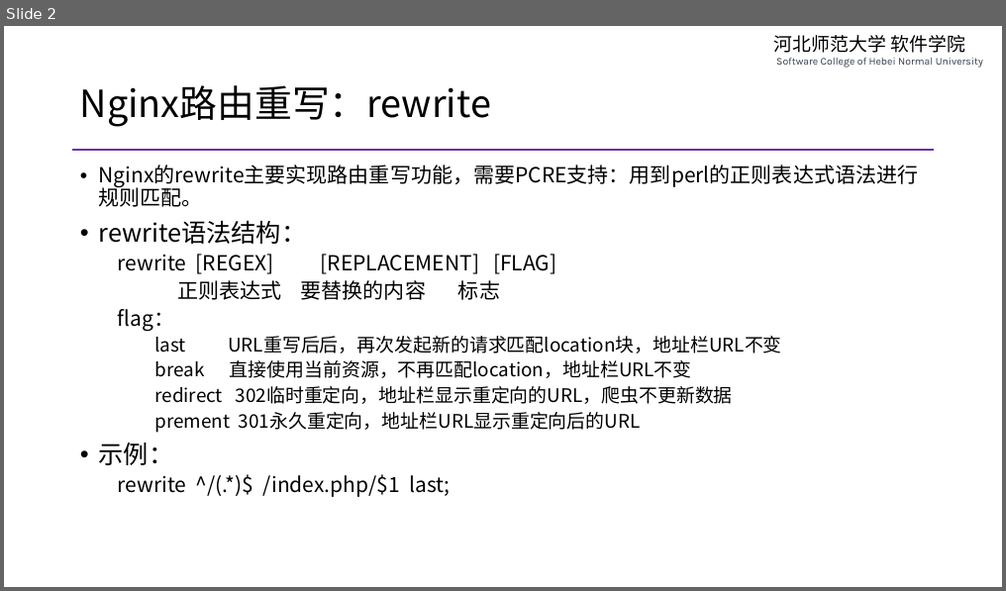
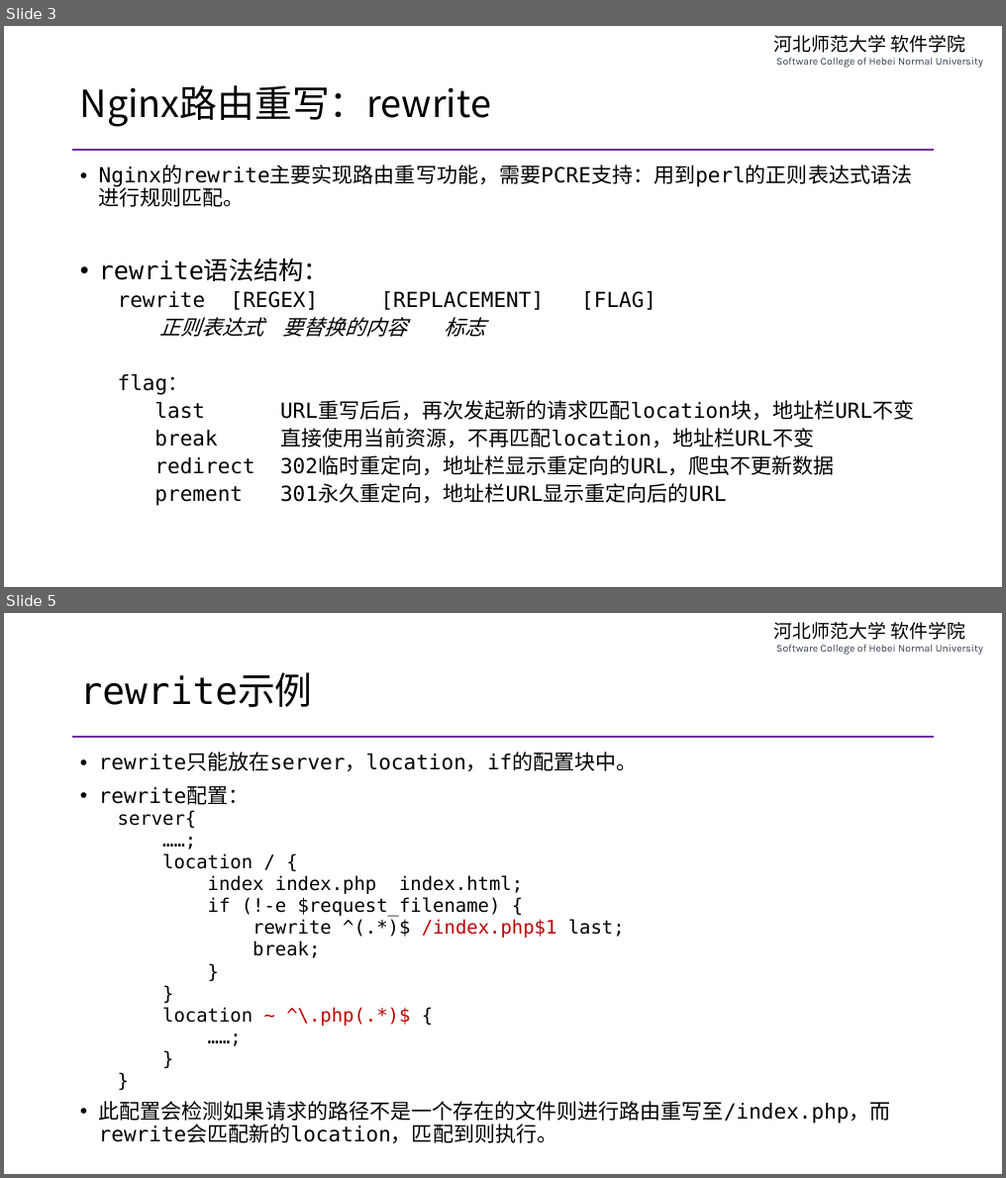
Before and after one commit to edu2act/course-php-serverside-development-on-linux, a slide deck: materials/slides/ch16-lnmp-more-detail-and-system-service.pptx. Shown one above the other, each under a label of ours: slide 2 before the commit, slides 3 and 5 after it; the slides between them are not shown. The pictures are 1006x591 and 1006x1178 pixels, drawn with LibreOffice and Linux fonts; fonts in the diff are those of the drawing. Boxes give left, top, right and bottom in pixels: in the first picture for what was removed or moved away, otherwise in the second. Text is boxed around its words. In the diff, an @@ line names an element or a change of style, - is before the commit and + after.

```diff
--- a/materials/slides/ch16-lnmp-more-detail-and-system-service.pptx
+++ b/materials/slides/ch16-lnmp-more-detail-and-system-service.pptx
@@ slide 5 added at (4,613,1002,1174), background #FFFFFF; not listed: 2 template elements that a slide beside it also shows @@
@@ title added at (80,674,313,707), 36 pt, text #000000 @@
+rewrite示例
@@ text added at (99,753,891,1144), 18 pt, text #000000 @@
+• rewrite只能放在server，location，if的配置块中。
+• rewrite配置：
+  server{
+  ……;
+  location / {
+  index index.php index.html;
+  if (!-e $request_filename) {
+  rewrite ^(.*)$ /index.php$1 last;
+  break;
+  }
+  }
+  location ~ ^\.php(.*)$ {
+  ……;
+  }
+  }
+• 此配置会检测如果请求的路径不是一个存在的文件则进行路由重写至/index.php，而rewrite会匹配新的location，匹配到则执行。
@@ what was slide 2 is now slide 3 @@
@@ slide 3 changed as well @@
@@ text "Nginx的rewrite主要实现路由重写功能，需要PCRE支持：用到perl的正则表达式语法进行规则匹配。" at (99,166,914,503): font Noto Sans CJK SC to DejaVu Sans Mono; italic on in "正则表达式 要替换的内容 标志"; size 18 to 20 pt in "last URL重写后后，再次发起新的请求匹配location块，地址栏URL不变", "break 直接使用当前资源，不再匹配location，地址栏URL不变", "redirect 302临时重定向，地址栏显示重定向的URL，爬虫不更新数据", "prement 301永久重定向，地址栏URL显示重定向后的URL" @@
@@ text at (99,443,450,497): paragraphs removed @@
-• 示例：
-  rewrite ^/(.*)$ /index.php/$1 last;
```
Also in this commit, not shown: 4 other slides changed, 9 other slides added, 4 slides removed, 7 other files.
